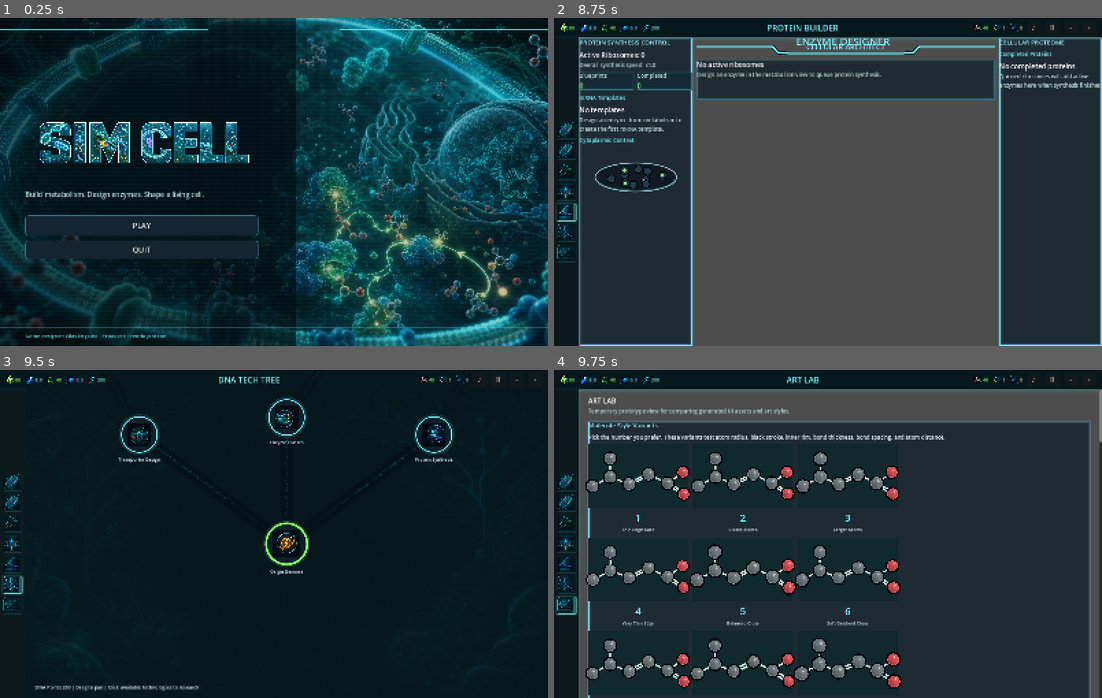
Above: before the commit, frames 1-4 (two rows, left to right).
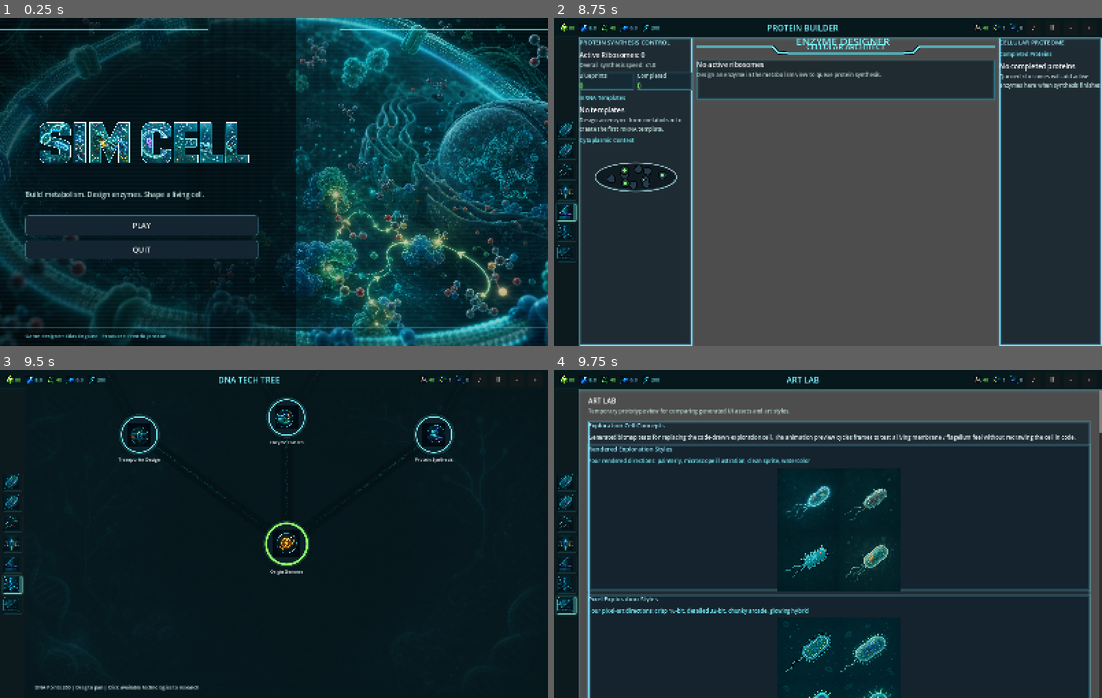
Above: after the commit, the same moments.

Repository: EliasEnglund/SimCell
Game: Godot game, scene res://scenes/main.tscn
Same seed, same stepped clock (60 frames per second), same inputs: the game is played once before the commit and once after it.
Inputs (mouse positions are in pixels of both pictures, inside the frame that each line leads up to):
- Up to frame 1 (0.25 s): no input
- Up to frame 2 (8.75 s): click "PLAY" at 0.5 s; click "♪" at 1.25 s; click "♫" at 2 s; click "Ⅱ" at 2.75 s; click "-" at 3.5 s; click "+" at 4.25 s; click (564, 129) at 5.02 s; click (564, 152) at 5.77 s; click (564, 172) at 6.52 s; click (564, 191) at 7.27 s; click (564, 211) at 8.02 s
- Up to frame 3 (9.5 s): click (10, 586) at 8.77 s
- Up to frame 4 (9.75 s): click (564, 606) at 9.52 s

Frames 1-3 are identical in both runs. In frame 4, 17% of the frame differs, in the area x 5-100%, y 16-100%.

Commit message:
Add exploration cell art lab concepts

Diff:
--- a/scripts/ui/main.gd
+++ b/scripts/ui/main.gd
@@ -487,6 +487,7 @@
 	stack.add_theme_constant_override("separation", 18)
 	margin.add_child(stack)
 	stack.add_child(_title("ART LAB", "Temporary prototype view for comparing generated UI assets and art styles."))
+	stack.add_child(_art_exploration_cell_concepts_section())
 	stack.add_child(_art_molecule_variant_section())
 	stack.add_child(_art_selected_molecule_examples_section())
 	stack.add_child(_art_icon_section("Basic Resources", [
@@ -527,6 +528,33 @@
 		["Separated heads, separated tails, assembled units, and bilayer previews", "res://assets/art_lab/membrane/layered-phospholipid-palette.png"]
 	], 520.0))
 	stack.add_child(_art_phospholipid_animation_section())
+
+func _art_exploration_cell_concepts_section() -> Control:
+	var panel := _glow_panel("Exploration Cell Concepts")
+	var note := Label.new()
+	note.text = "Generated bitmap tests for replacing the code-drawn exploration cell. The animation preview cycles frames to test a living membrane / flagellum feel without redrawing the cell in code."
+	note.autowrap_mode = TextServer.AUTOWRAP_WORD_SMART
+	note.modulate = Color("dbeff2")
+	panel.add_child(note)
+	panel.add_child(_art_sheet_section("Rendered Exploration Styles", [
+		["Four rendered directions: painterly, microscope illustration, clean sprite, watercolor", "res://assets/art_lab/exploration/cell-rendered-concepts.png"]
+	], 360.0))
+	panel.add_child(_art_sheet_section("Pixel Exploration Styles", [
+		["Four pixel-art directions: crisp 16-bit, detailed 32-bit, chunky arcade, glowing hybrid", "res://assets/art_lab/exploration/cell-pixel-concepts.png"]
+	], 360.0))
+	var cycle_panel := _glow_panel("Sprite Cycle Test")
+	var cycle_note := Label.new()
+	cycle_note.text = "This preview reads a six-frame generated sheet and cycles it. It is a quick test of using pre-rendered frames for membrane breathing and flagellum movement."
+	cycle_note.autowrap_mode = TextServer.AUTOWRAP_WORD_SMART
+	cycle_note.modulate = Color("dbeff2")
+	cycle_panel.add_child(cycle_note)
+	var preview := CellSpriteCyclePreview.new()
+	preview.sheet_path = "res://assets/art_lab/exploration/cell-animation-cycle.png"
+	preview.frame_count = 6
+	preview.custom_minimum_size = Vector2(760, 230)
+	cycle_panel.add_child(preview)
+	panel.add_child(cycle_panel)
+	return panel
 
 func _art_molecule_variant_section() -> Control:
 	var panel := _glow_panel("Molecule Style Variants")
@@ -2511,6 +2539,51 @@
 				return "diamond"
 		return "circle"
 
+class CellSpriteCyclePreview:
+	extends Control
+
+	var sheet_path := ""
+	var frame_count := 1
+	var frame_rate := 6.0
+	var _elapsed := 0.0
+	var _texture: Texture2D
+
+	func _ready() -> void:
+		_texture = _load_texture(sheet_path)
+		set_process(true)
+
+	func _process(delta: float) -> void:
+		_elapsed += delta
+		queue_redraw()
+
+	func _draw() -> void:
+		draw_rect(Rect2(Vector2.ZERO, size), Color("0b242b"), true)
+		for i in 18:
+			var t := float(i) / 17.0
+			draw_line(Vector2(0, size.y * t), Vector2(size.x, size.y * t), Color(0.45, 0.95, 1.0, 0.018), 1.0)
+		if _texture == null or frame_count <= 0:
+			draw_string(ThemeDB.fallback_font, size * 0.5, "Missing sprite sheet", HORIZONTAL_ALIGNMENT_CENTER, -1, 16, Color("dbeff2"))
+			return
+		var frame := int(floor(_elapsed * frame_rate)) % frame_count
+		var frame_width := float(_texture.get_width()) / float(frame_count)
+		var source := Rect2(Vector2(frame_width * frame, 0), Vector2(frame_width, _texture.get_height()))
+		var target := _fit_rect(Vector2(frame_width, _texture.get_height()), Rect2(Vector2(14, 16), size - Vector2(28, 48)))
+		draw_texture_rect_region(_texture, target, source)
+		draw_rect(target, Color(0.46, 0.96, 1.0, 0.28), false, 1.0)
+		draw_string(ThemeDB.fallback_font, Vector2(18, size.y - 16), "Cycling frame %d/%d at %.1f fps" % [frame + 1, frame_count, frame_rate], HORIZONTAL_ALIGNMENT_LEFT, -1, 12, Color("dbeff2"))
+
+	func _fit_rect(source_size: Vector2, bounds: Rect2) -> Rect2:
+		var scale_value := minf(bounds.size.x / source_size.x, bounds.size.y / source_size.y)
+		var fitted := source_size * scale_value
+		return Rect2(bounds.position + (bounds.size - fitted) * 0.5, fitted)
+
+	func _load_texture(path: String) -> Texture2D:
+		var actual_path := ProjectSettings.globalize_path(path) if path.begins_with("res://") else path
+		var image := Image.load_from_file(actual_path)
+		if image == null:
+			return null
+		return ImageTexture.create_from_image(image)
+
 class PhospholipidAnimationPreview:
 	extends Control
 
Binary file added: assets/art_lab/exploration/cell-animation-cycle.png
Binary file added: assets/art_lab/exploration/cell-pixel-concepts.png
Binary file added: assets/art_lab/exploration/cell-rendered-concepts.png
